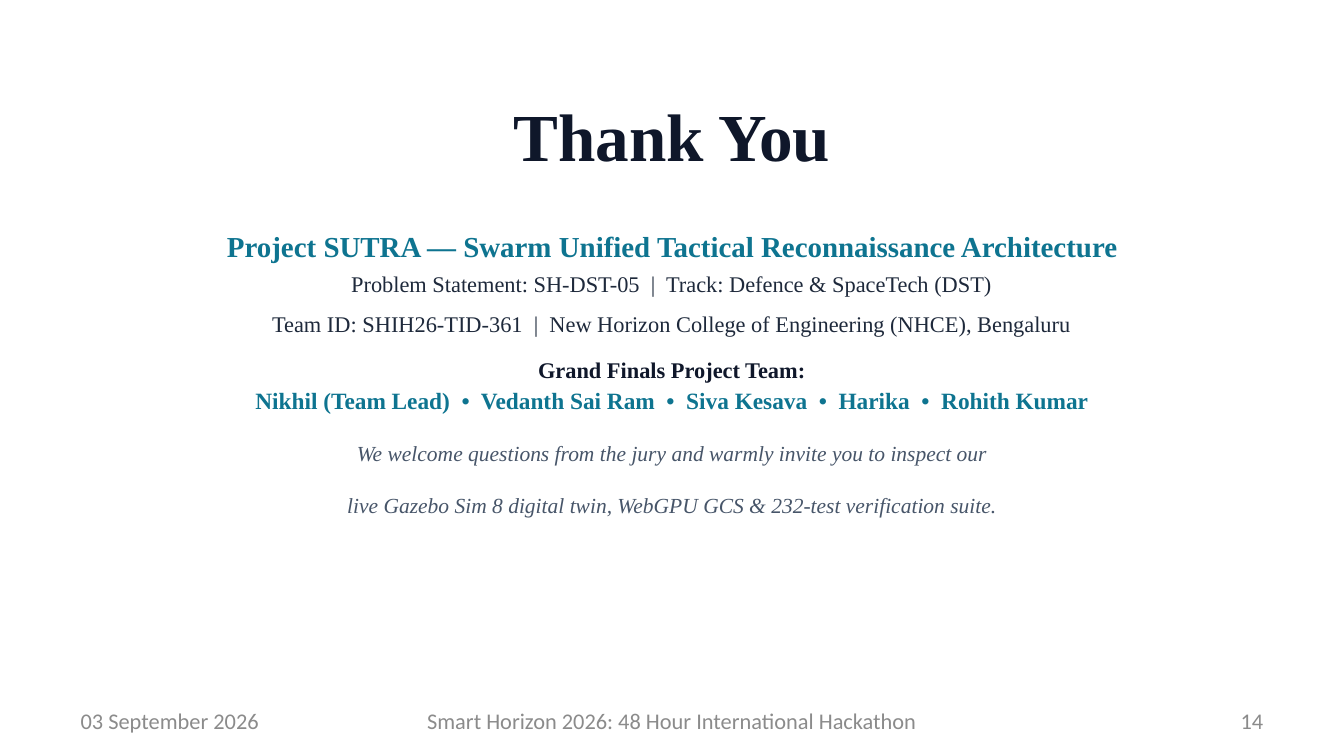
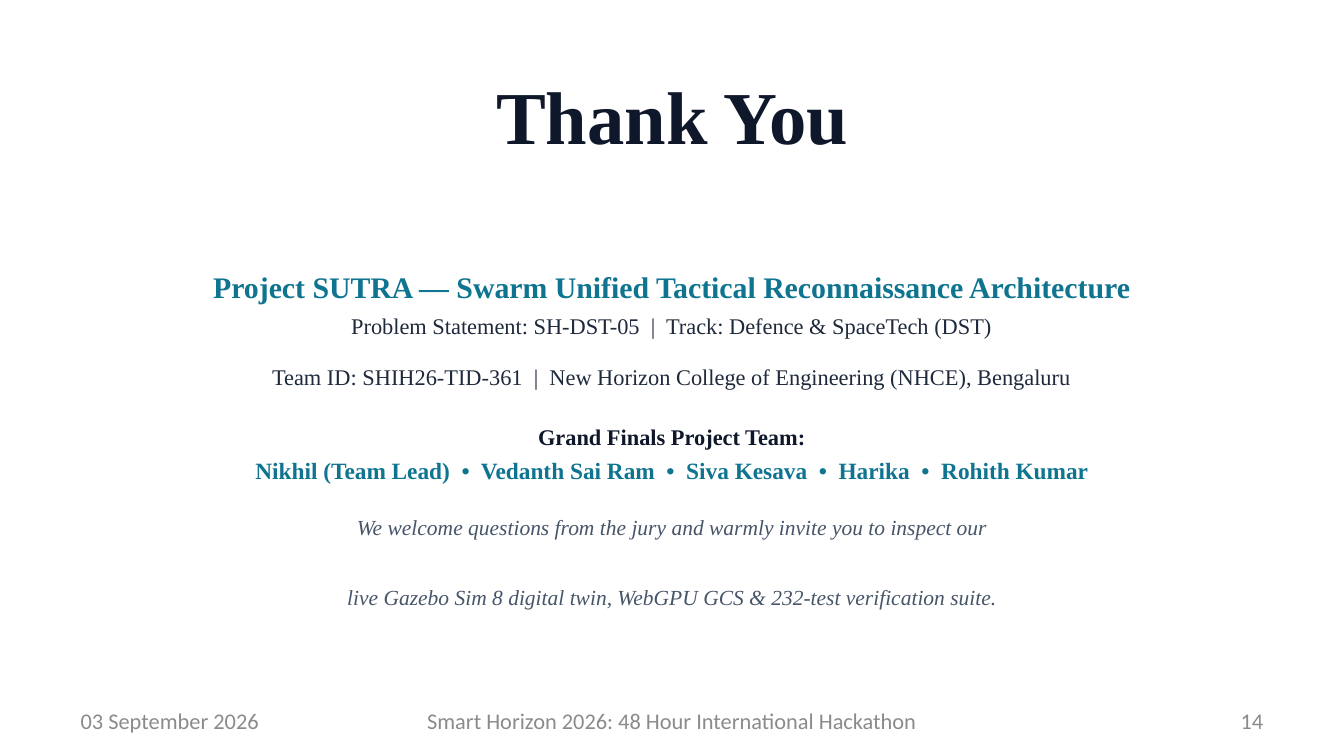
Before and after one commit to nikhil49023/SUTRA, a slide deck: slide 14 of Smart-Horizon-2026-48Hour-Intrnl Hackathon Grand Finale Template (1).pptx. Drawn at 1344x756 pixels with LibreOffice and Linux fonts; fonts in the diff are those of the drawing; background and template pictures are left out. Boxes give left, top, right and bottom in pixels: in the first picture for what was removed or moved away, otherwise in the second. Text is boxed around its words. In the diff, an @@ line names an element or a change of style, - is before the commit and + after.

```diff
--- a/Smart-Horizon-2026-48Hour-Intrnl Hackathon Grand Finale Template (1).pptx
+++ b/Smart-Horizon-2026-48Hour-Intrnl Hackathon Grand Finale Template (1).pptx
@@ title "Thank You": place and size @@
-title "Thank You" at [514,114,830,162]
+title "Thank You" at [496,92,848,145]
@@ title "Thank You" at [496,92,848,145]: size 36 to 40 pt @@
@@ text "Project SUTRA — Swarm Unified ...": place and size @@
-text "Project SUTRA — Swarm Unified ..." at [227,236,1117,518]
+text "Project SUTRA — Swarm Unified ..." at [213,277,1130,610]
@@ text "Project SUTRA — Swarm Unified ..." at [213,277,1130,610]: size 15.5 to 16 pt in "Project SUTRA — Swarm Unified Tactical Reconnaissance ..."; more space between paragraphs @@
```
Also in this commit, not shown: 2 other files.
